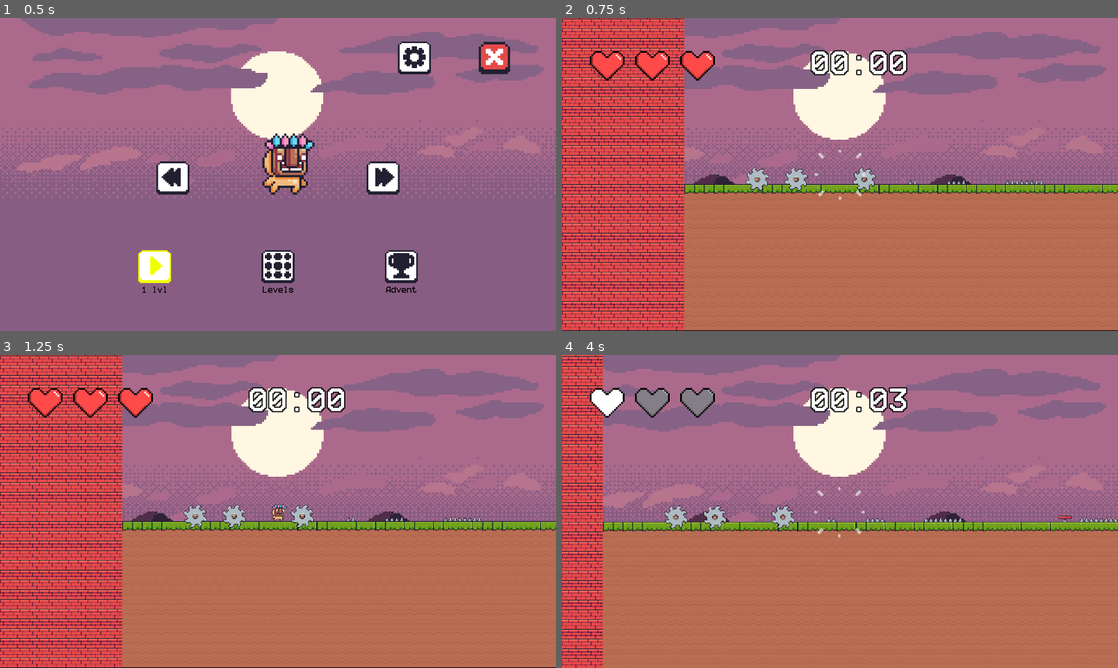
Above: before the commit, frames 1-4 (two rows, left to right).
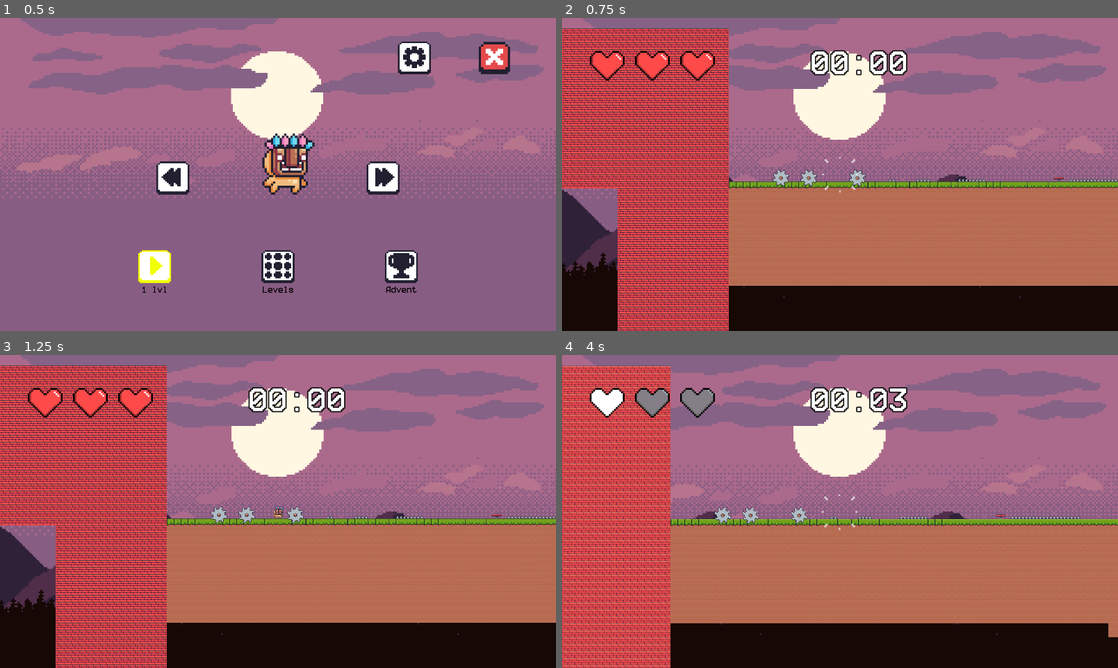
Above: after the commit, the same moments.

Repository: grafscorp/MiniPlatformer
Game: Godot game, scene res://scens/ui/main_menu.tscn
Two runs of this game, one before a commit and one after it. Both use one fixed random seed, a clock stepped at 60 frames per second and the inputs below. Sound files missing from this copy of the repository are replaced by a short silence.
Inputs (mouse positions are in pixels of both pictures, inside the frame that each line leads up to):
- Up to frame 1 (0.5 s): no input
- Up to frame 2 (0.75 s): click (717, 265) at 0.5 s
- Up to frame 3 (1.25 s): no input
- Up to frame 4 (4 s): hold D (right) 1.28-2.78 s; tap Space (jump) at 1.52, 2.27, 3.77 s; hold A (left) 2.78-3.53 s; hold D (right) from 3.53 s (still down)

Frame 1 is identical in both runs. In frame 2, 35% of the frame differs, in the area x 0-100%, y 0-100%; in frame 3, 35%; in frame 4, 31%.

Commit message:
update_demo_lvl

Diff:
--- a/scens/LVLS/demo/demo_lvl.tscn
+++ b/scens/LVLS/demo/demo_lvl.tscn
@@ -500,3 +500,5 @@
 layer_0/name = "main"
 
 [node name="Player" parent="." instance=ExtResource("3_qfibf")]
+
+[node name="ParallaxBackground" type="ParallaxBackground" parent="."]
--- a/scens/Player/player.tscn
+++ b/scens/Player/player.tscn
@@ -423,7 +423,6 @@
 shape = SubResource("RectangleShape2D_vpbl0")
 
 [node name="Camera2D" type="Camera2D" parent="."]
-zoom = Vector2(1.4, 1.4)
 position_smoothing_enabled = true
 rotation_smoothing_enabled = true
 editor_draw_limits = true
